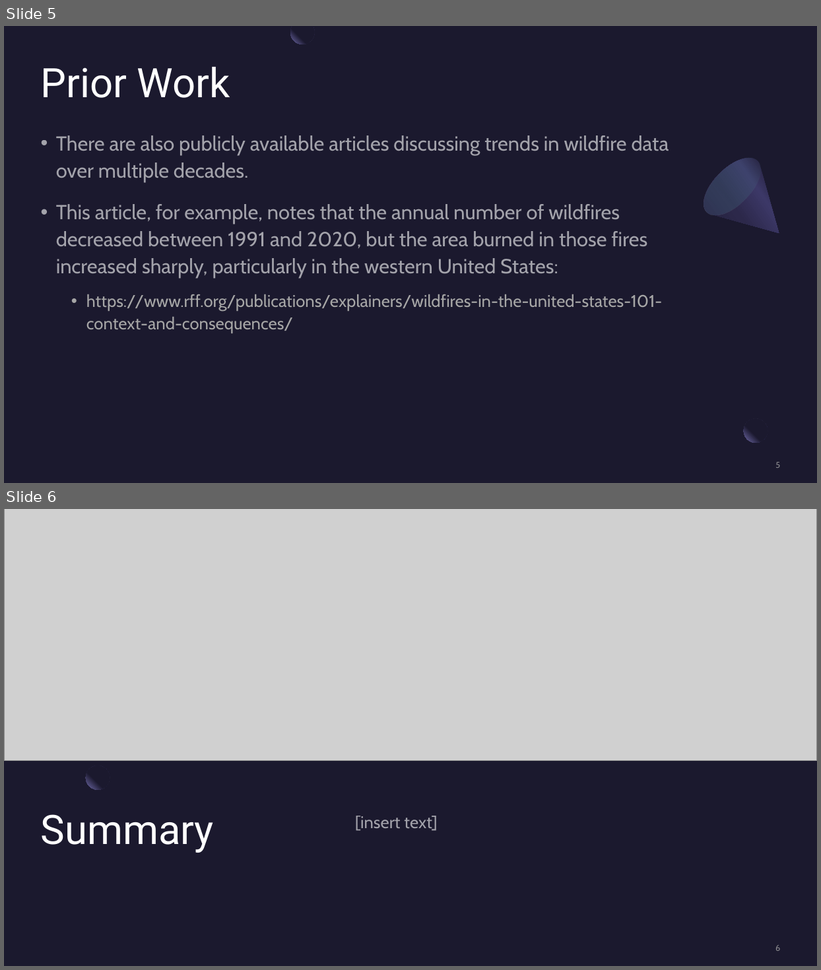
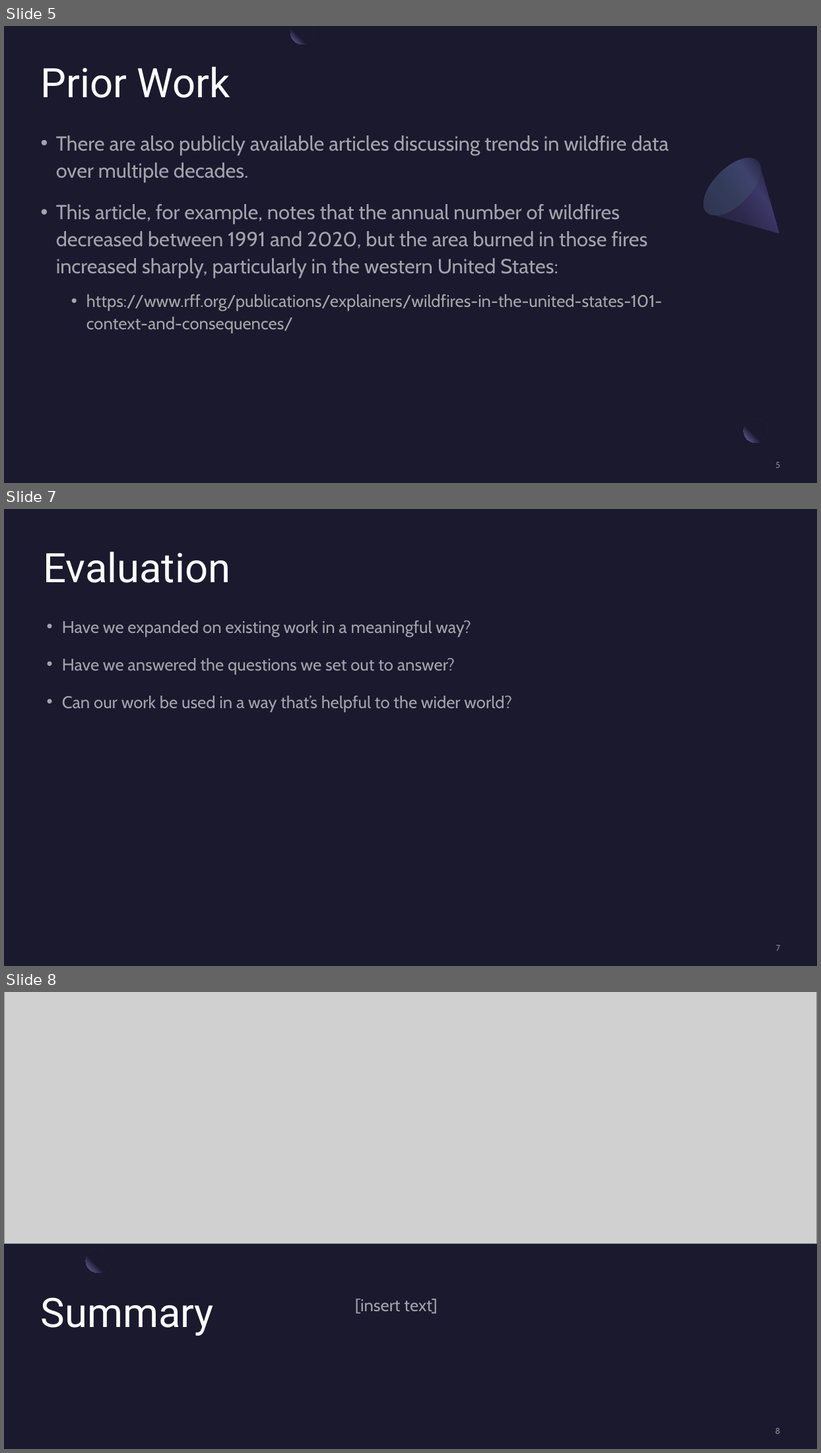
Before and after one commit to rodu4835/CSPB4502_ProjectWildfire, a slide deck: 03_ProjectWildfire_Part1.pptx. Shown one above the other, each under a label of ours: slides 5 and 6 before the commit, slides 5, 7 and 8 after it; the slides between them are not shown. The pictures are 821x970 and 821x1453 pixels, drawn with LibreOffice and Linux fonts; fonts in the diff are those of the drawing; grey boxes stand for pictures. Boxes give left, top, right and bottom in pixels: in the first picture for what was removed or moved away, otherwise in the second. Text is boxed around its words. In the diff, an @@ line names an element or a change of style, - is before the commit and + after.

Commit message:
updated ppt

```diff
--- a/03_ProjectWildfire_Part1.pptx
+++ b/03_ProjectWildfire_Part1.pptx
@@ slide 7 added at [4, 509, 817, 966], background #1B192E @@
@@ text added at [44, 551, 231, 583], 48 pt, text #FFFFFF @@
+Evaluation
@@ text added at [62, 621, 512, 712], 20 pt, text #FFFFFF at 60% opacity @@
+• Have we expanded on existing work in a meaningful way?
+• Have we answered the questions we set out to answer?
+• Can our work be used in a way that’s helpful to the wider world?
@@ page number added at [776, 945, 780, 951], 10 pt, text #A6A6A6 at 80% opacity @@
+7
@@ what was slide 6 is now slide 8 @@
@@ page number at [776, 1428, 781, 1434]: text changed @@
-6
+8
```
Also in this commit, not shown: 1 other slide added.
